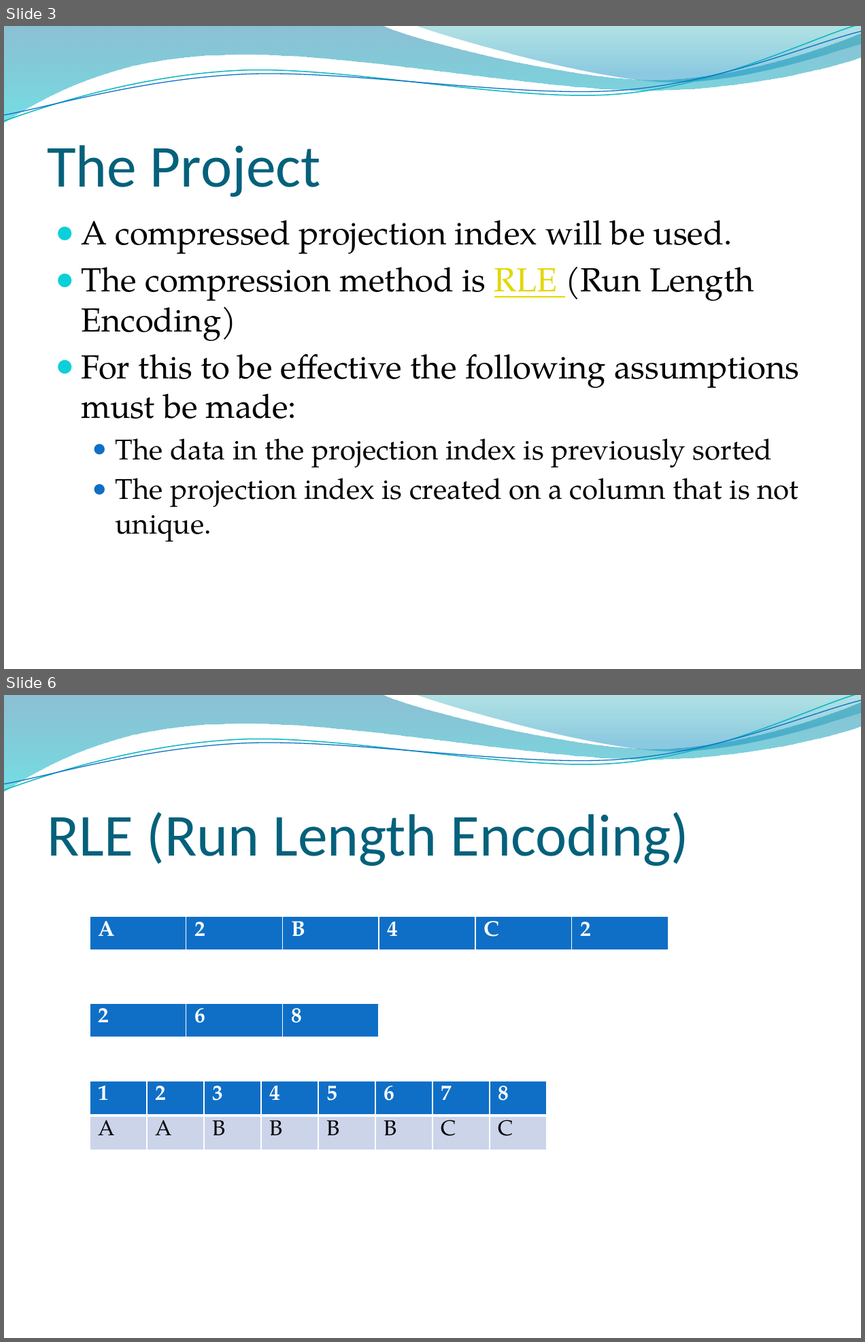
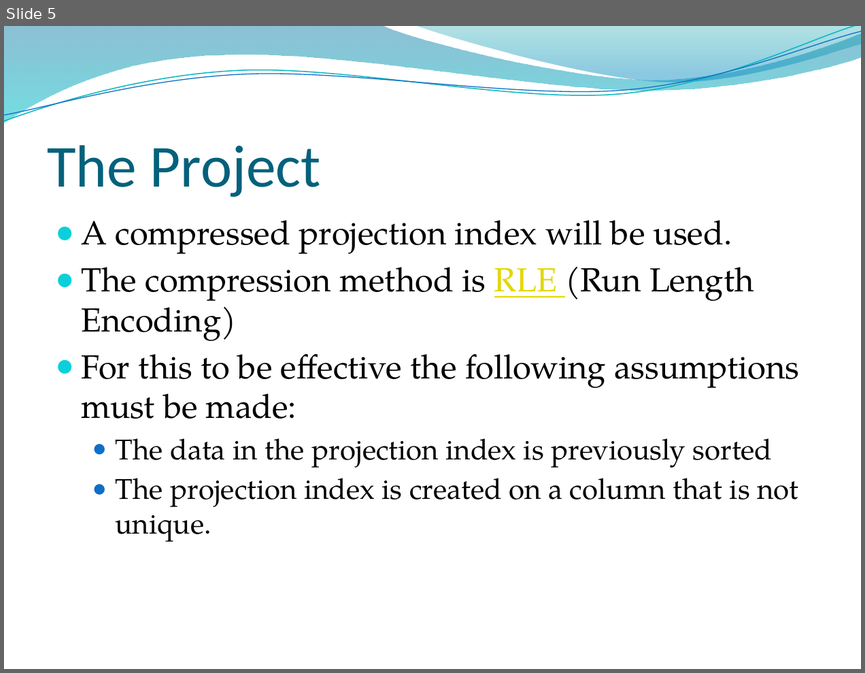
Before and after one commit to edvelezg/unb-pdp2, a slide deck: Project/InterimPresentation.pptx. Shown one above the other, each under a label of ours: slides 3 and 6 before the commit, slide 5 after it; the slides between them are not shown. The pictures are 865x1342 and 865x673 pixels, drawn with LibreOffice and Linux fonts; fonts in the diff are those of the drawing; background and template pictures are left out. Boxes give left, top, right and bottom in pixels: in the first picture for what was removed or moved away, otherwise in the second. Text is boxed around its words. In the diff, an @@ line names an element or a change of style, - is before the commit and + after.

```diff
--- a/Project/InterimPresentation.pptx
+++ b/Project/InterimPresentation.pptx
@@ slide 6 removed at [4, 695, 861, 1338], background picture (left out); not listed: 4 template elements that a slide beside it also shows @@
@@ title removed at [47, 812, 689, 866] @@
-RLE (Run Length Encoding)
@@ table removed at [90, 916, 666, 1102], 1 rows, 6 columns @@
-A | 2 | B | 4 | C | 2
@@ table removed at [90, 1002, 377, 1038], 1 rows, 3 columns @@
-2 | 6 | 8
@@ table removed at [90, 1081, 549, 1150], 2 rows, 8 columns @@
-1 | 2 | 3 | 4 | 5 | 6 | 7 | 8
-A | A | B | B | B | B | C | C
@@ what was slide 3 is now slide 5 @@
```
Also in this commit, not shown: 6 slides changed, 13 slides added, 1 other slide removed.
